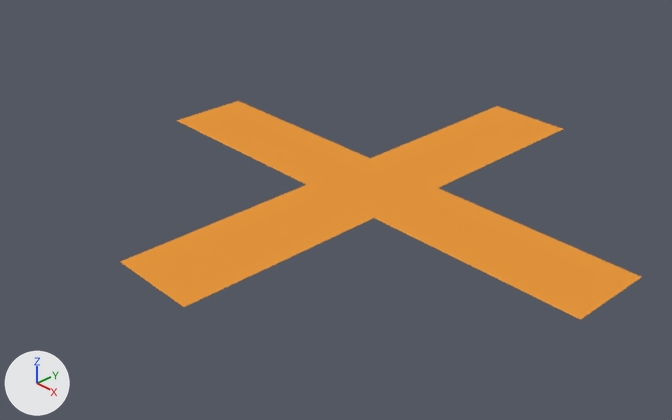
An edit to the Blender file assets/plus.blend, drawn before and after from the same camera.
Both versions are drawn from a camera (50 mm lens) standing at (1.881, -1.308, 1.18) and looking at (0.232, 0.244, -0.039). The lights are fixed; the arrows at lower left show +X, +Y and +Z. Text is drawn in Blender's own font.

In view in the first picture: 'Text'.
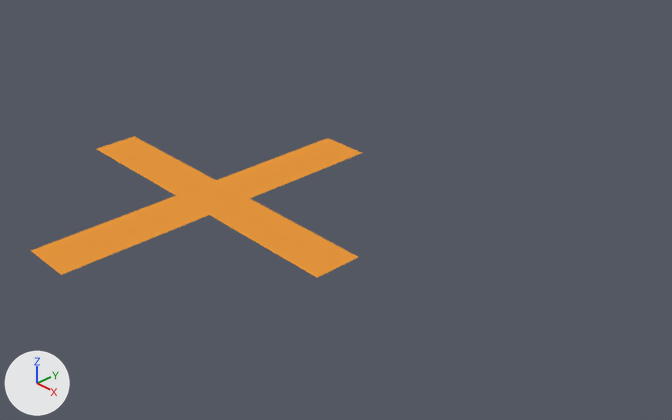
What differs and where, as boxes [x1, y1, x2, y2] in the pictures (672 x 420 px):
'Text', reshaped (37% narrower, 35% shorter): before [120, 101, 641, 320]; after [31, 136, 361, 278]

Diff of the bpy script that builds the scene:
```diff
--- a/assets/plus.blend.py
+++ b/assets/plus.blend.py
@@ me_cutext @@
+me_cutext.from_pydata([(-0.014, -0.013, 0.0), (-0.092, -0.013, 0.0), (-0.092, 0.013, 0.0), (-0.014, 0.013, 0.0), (-0.014, 0.097, 0.0), (0.014, 0.097, 0.0), (0.014, 0.013, 0.0), (0.092, 0.013, 0.0), (0.092, -0.013, 0.0), (0.014, -0.013, 0.0), (0.014, -0.097, 0.0), (-0.014, -0.097, 0.0)], [], [(3, 5, 4), (3, 6, 5), (1, 3, 2), (1, 6, 3), (1, 7, 6), (1, 8, 7), (0, 8, 1), (11, 9, 0), (9, 8, 0), (11, 10, 9)])
+me_cutext.materials.append(mat_material_001)  # orange #e7973d
@@ ob_text @@
-ob_text = bpy.data.objects.new('Text', txt_text)
+ob_text = bpy.data.objects.new('Text', me_cutext)
 ob_text.location = (0.0, 0.0, 0.0)
```
